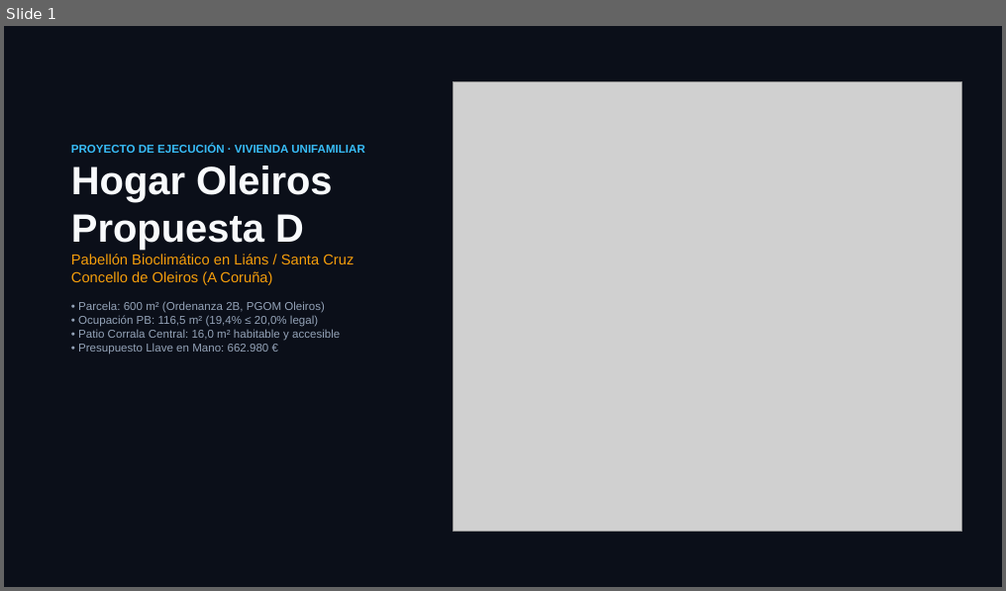
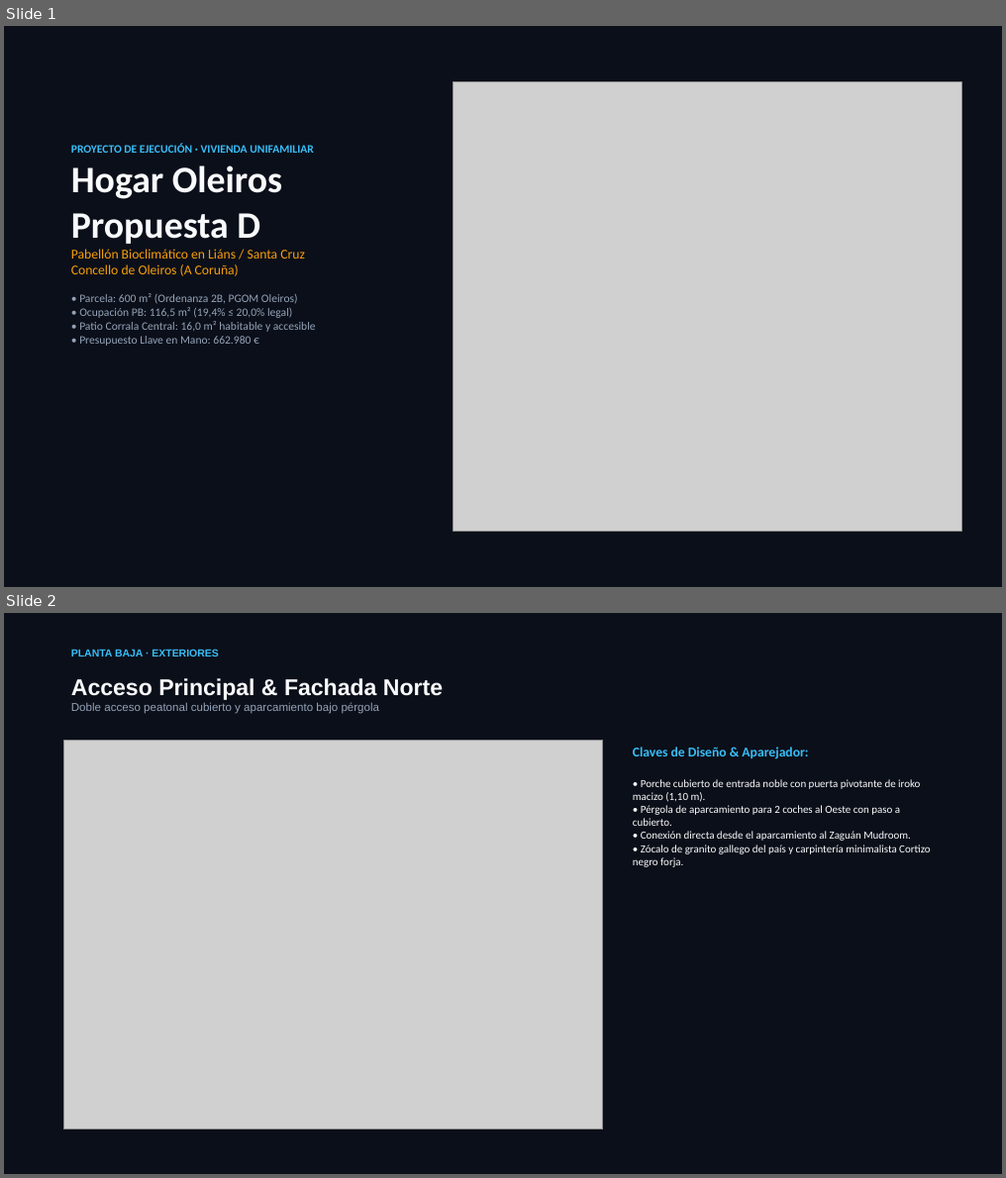
Before and after one commit to landslore/oleiros, a slide deck: propuestas/Presentacion_Hogar_Oleiros_Propuesta_D.pptx. Shown one above the other, each under a label of ours: slide 1 before the commit, slides 1 and 2 after it. The pictures are 1006x591 and 1006x1178 pixels, drawn with LibreOffice and Linux fonts; fonts in the diff are those of the drawing; grey boxes stand for pictures. Boxes give left, top, right and bottom in pixels: in the first picture for what was removed or moved away, otherwise in the second. Text is boxed around its words. In the diff, an @@ line names an element or a change of style, - is before the commit and + after.

Commit message:
feat(propuesta-d): corrigue render salon eliminando segundo patio falso y finaliza deck PPTX y dossier HTML interactivo

```diff
--- a/propuestas/Presentacion_Hogar_Oleiros_Propuesta_D.pptx
+++ b/propuestas/Presentacion_Hogar_Oleiros_Propuesta_D.pptx
@@ slide 2 added at (4, 613, 1002, 1174), background #0B0F19 @@
@@ text added at (71, 649, 218, 657), 10 pt, text #38BDF8, bold @@
+PLANTA BAJA · EXTERIORES
@@ text added at (71, 678, 443, 714), 11 pt, text #94A3B8 @@
+Acceso Principal & Fachada Norte
+Doble acceso peatonal cubierto y aparcamiento bajo pérgola
@@ picture added at (63, 741, 603, 1130) @@
@@ text added at (633, 747, 930, 867), 10.5 pt, text #F8FAFC @@
+Claves de Diseño & Aparejador:
+• Porche cubierto de entrada noble con puerta pivotante de iroko macizo (1,10 m).
+• Pérgola de aparcamiento para 2 coches al Oeste con paso a cubierto.
+• Conexión directa desde el aparcamiento al Zaguán Mudroom.
+• Zócalo de granito gallego del país y carpintería minimalista Cortizo negro forja.
@@ slide 1 changed as well @@
@@ text "PROYECTO DE EJECUCIÓN · VIVIENDA ..." at (71, 144, 316, 346): font Arial to Calibri; size 38 to 36 pt in "Hogar Oleiros Propuesta D"; size 14 to 13 pt in "Pabellón Bioclimático en Liáns / Santa Cruz ..." @@
```
Also in this commit, not shown: 5 other slides changed, 7 other slides added, 2 slides removed, 10 other files.
